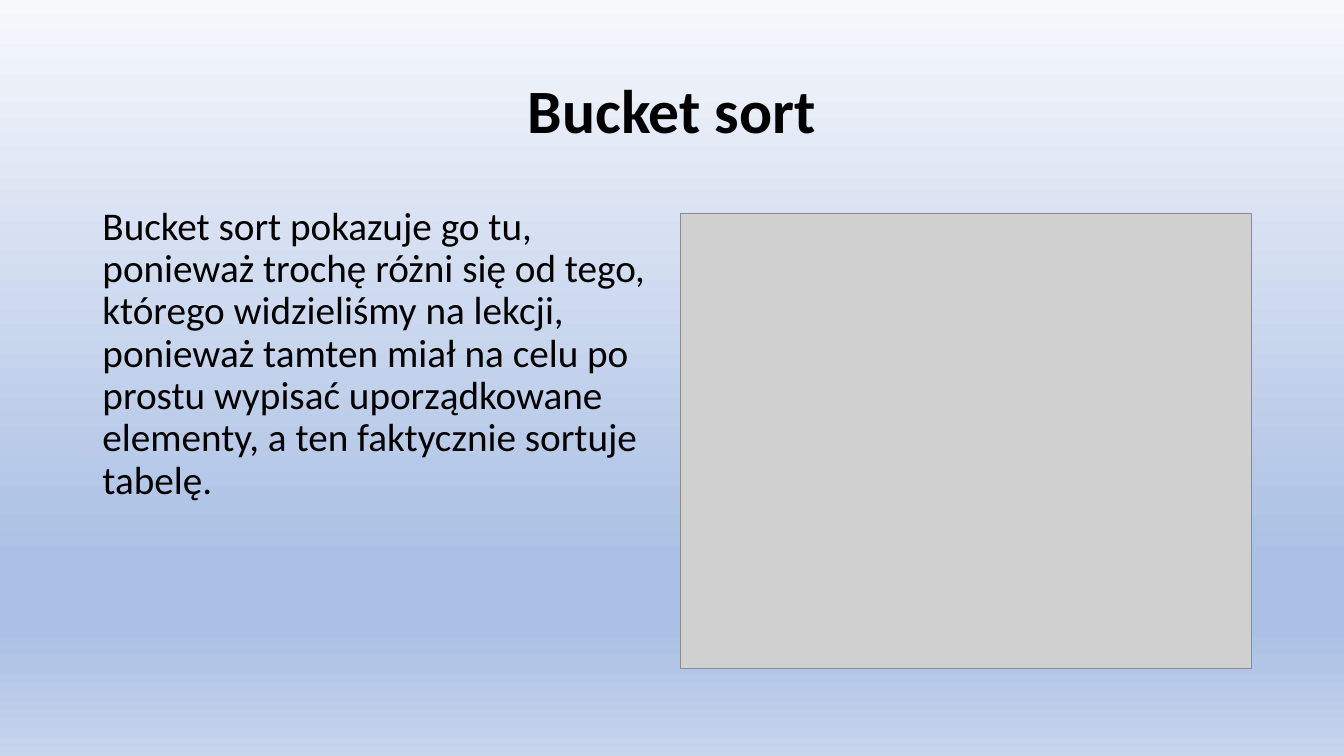
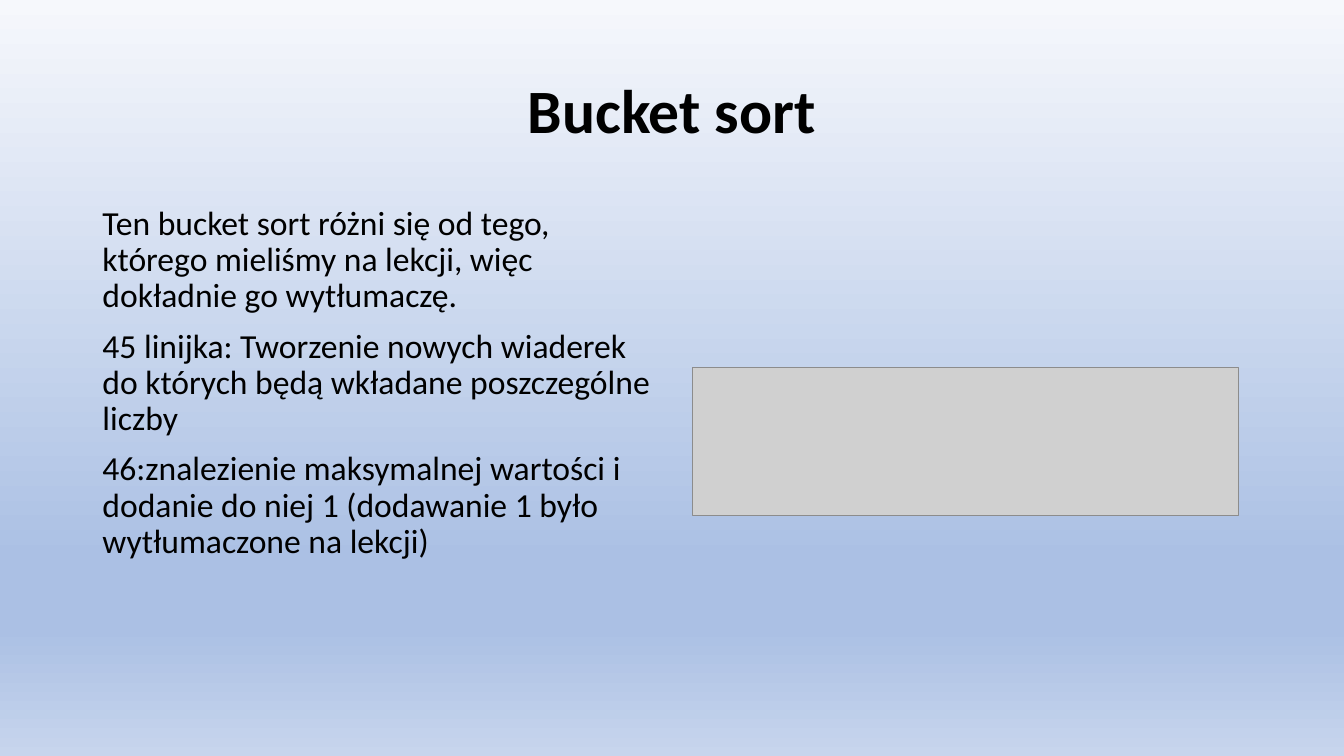
Before and after one commit to Binio77/Nowy-folder, a slide deck: slide 8 of Sposoby Sortowania.pptx (slide 5 before the commit). Drawn at 1344x756 pixels with LibreOffice and Linux fonts; fonts in the diff are those of the drawing; grey boxes stand for pictures. Boxes give left, top, right and bottom in pixels: in the first picture for what was removed or moved away, otherwise in the second. Text is boxed around its words. In the diff, an @@ line names an element or a change of style, - is before the commit and + after.

```diff
--- a/Sposoby Sortowania.pptx
+++ b/Sposoby Sortowania.pptx
@@ text at box(102, 211, 650, 559): text changed; size 28 to 24 pt @@
-Bucket sort pokazuje go tu, ponieważ trochę różni się od tego, którego widzieliśmy na lekcji, ponieważ tamten miał na celu po prostu wypisać uporządkowane elementy, a ten faktycznie sortuje tabelę.
+Ten bucket sort różni się od tego, którego mieliśmy na lekcji, więc dokładnie go wytłumaczę.
+45 linijka: Tworzenie nowych wiaderek do których będą wkładane poszczególne liczby
+46:znalezienie maksymalnej wartości i dodanie do niej 1 (dodawanie 1 było wytłumaczone na lekcji)
@@ picture removed at box(681, 214, 1252, 668) @@
@@ picture added at box(693, 367, 1239, 515) @@
```
Also in this commit, not shown: 10 other slides changed, 7 slides added.
